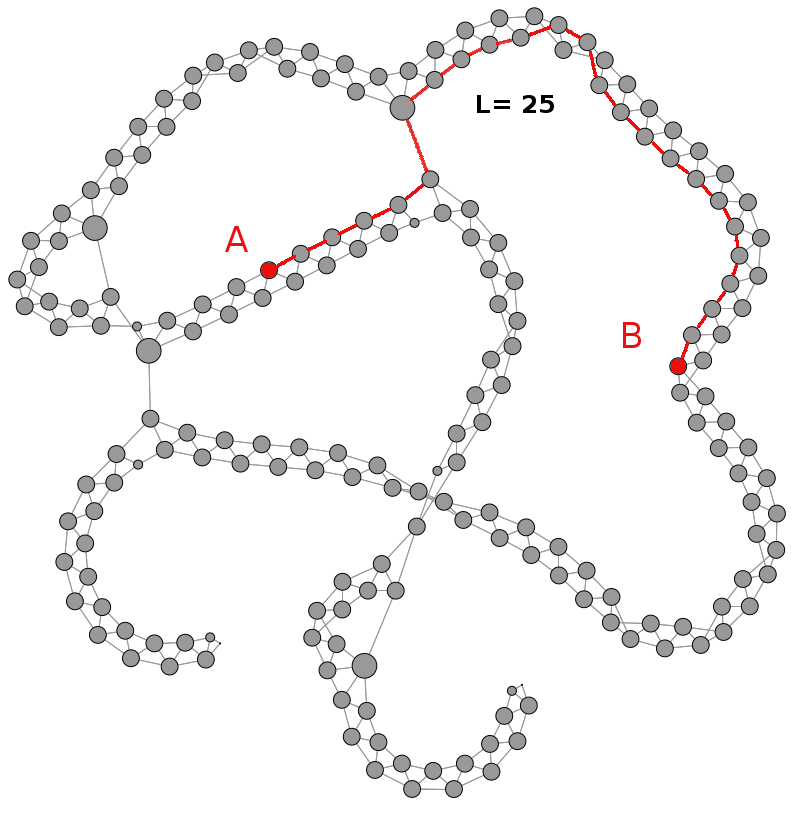
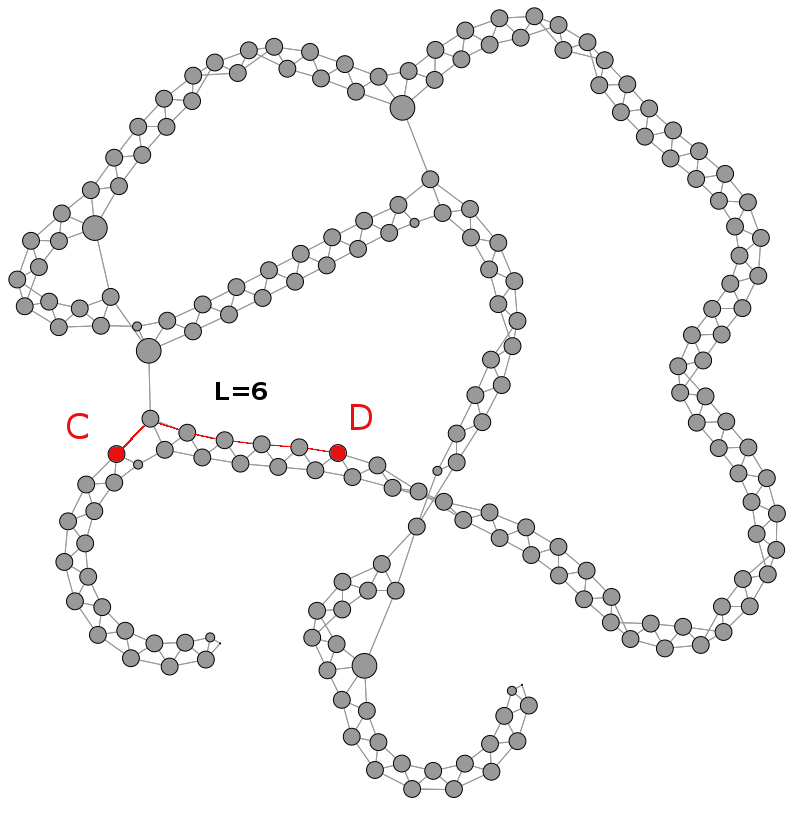
Revision of a layered 792×814 image; what changed, layer by layer:
hid "A" over [225, 226, 248, 252]
hid "B #1" over [623, 322, 641, 348]
added layer "C" above "CC ..." over [67, 413, 88, 439]
added layer "D" above "L=6" over [351, 404, 372, 430]
added layer "L=6" above "CD" over [216, 382, 267, 400]
added layer "CD" above "k=4 #1" over [109, 423, 346, 462]
hid "L= 25" over [477, 95, 554, 113]
hid "B link" over [264, 25, 739, 374]
hid "A #1" over [261, 263, 277, 278]
